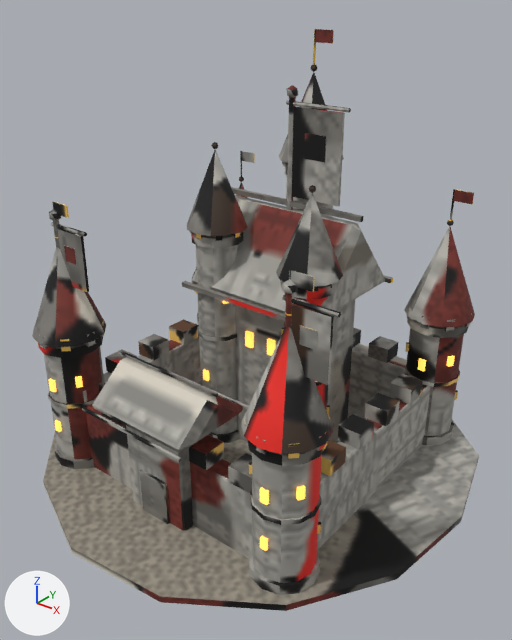
Two versions of the glTF model game/assets/models/residence_dl4_red.glb, one commit apart.
Camera for both pictures: a 50 mm lens placed at (1.45, -1.83, 1.68), pointed at (0.04, -0.06, 0.58). Lighting does not change. The marker at lower left points along +X, +Y and +Z. The older version comes first. Vertices at exactly the same position are counted once.

Names of what the first picture shows: 'residence_dl4_red'.
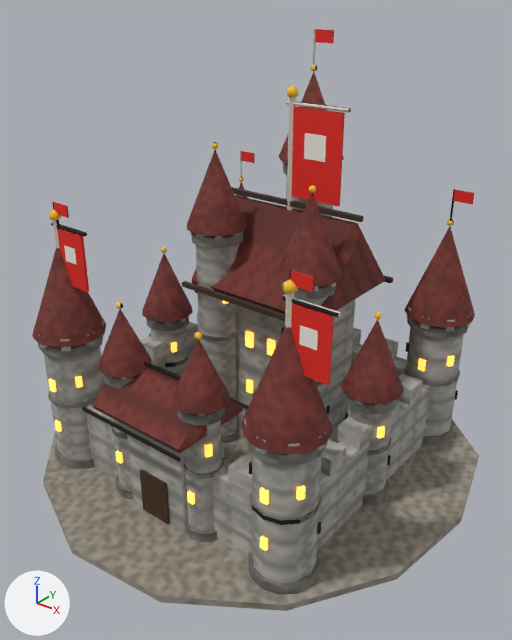
Boxes [x1, y1, x2, y2] around the edits, measured in the pictures (512 x 640 px):
part 1 of me_m, added
    after: [151, 326, 188, 376]
part 2 of me_m, added
    after: [165, 351, 189, 367]
part 3 of me_m, added
    after: [146, 316, 189, 332]
part 4 of me_m, added (brown)
    after: [142, 254, 192, 322]
part 5 of me_m, added
    after: [362, 478, 389, 505]
part 6 of me_m, added
    after: [348, 406, 393, 495]
part 7 of me_m, added
    after: [367, 437, 392, 455]
part 8 of me_m, added
    after: [344, 394, 398, 415]
part 9 of me_m, added
    after: [98, 302, 230, 543]
part 10 of me_m, added (mostly hidden)
    after: [171, 304, 404, 465]
part 11 of me_m, surface changed
    both: [32, 29, 479, 611]

What changed in the scene script:
```text
Change me_m:
    used by ob_residence_dl4_red; location = (0.0, 0.0, 0.0)
    remove me_m.from_pydata(...)  # 2645 vertices, 4362 faces; spans x -0.86..0.82, y -0.84..0.84, z -0.01..1.52
    add me_m.from_pydata(...)  # 3882 vertices, 6420 faces; spans x -0.86..0.82, y -0.84..0.84, z -0.01..1.52
    me_m part 1: a new loose piece, a 12-sided cylinder along z spanning x -0.56..-0.4, y -0.08..0.08, z 0.0..0.42, in mat_baked (picture img_bake)
    me_m part 2: a new loose piece, a 12-sided cylinder along z spanning x -0.561..-0.399, y -0.081..0.081, z 0.223..0.239, in mat_baked (picture img_bake)
    me_m part 3: a new loose piece, a 12-sided cylinder along z spanning x -0.569..-0.391, y -0.089..0.089, z 0.39..0.426, in mat_baked (picture img_bake)
    me_m part 4: a new loose piece, a 12-sided cone pointing to +z spanning x -0.58..-0.38, y -0.1..0.1, z 0.44..0.69, in mat_baked (picture img_bake)
    me_m part 5: a new loose piece, a 12-sided cylinder along z spanning x 0.393..0.567, y -0.087..0.087, z 0.0..0.05, in mat_baked (picture img_bake)
    me_m part 6: a new loose piece, a 12-sided cylinder along z spanning x 0.4..0.56, y -0.08..0.08, z 0.0..0.42, in mat_baked (picture img_bake)
    me_m part 7: a new loose piece, a 12-sided cylinder along z spanning x 0.399..0.561, y -0.081..0.081, z 0.223..0.239, in mat_baked (picture img_bake)
    me_m part 8: a new loose piece, a 12-sided cylinder along z spanning x 0.391..0.569, y -0.089..0.089, z 0.39..0.426, in mat_baked (picture img_bake)
    me_m part 9: 482 vertices added at x -0.26..0.26, y -0.59..-0.41, z 0.0..0.75
    me_m part 10: 370 vertices added at x -0.49..0.58, y -0.1..0.58, z 0.0..0.72
    me_m part 11: 4358 kept faces spanning x -0.86..0.82, y -0.84..0.84, z -0.01..1.52 get new texture (UV) coordinates
    other edits to the shape of me_m do not show in these pictures
```
